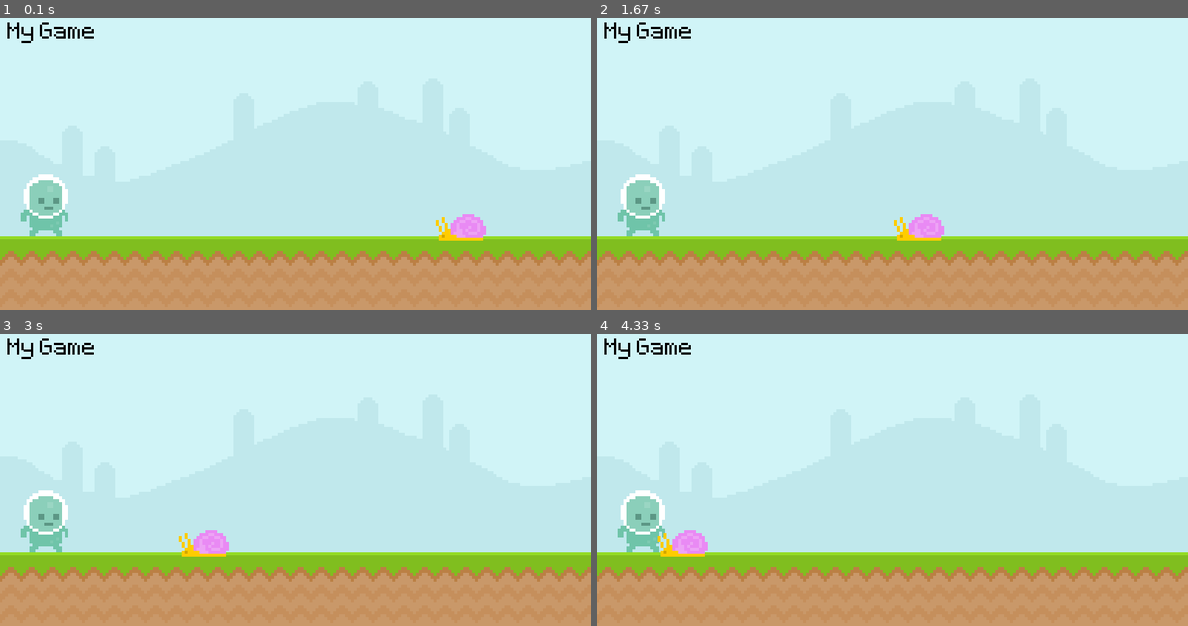
Above: before the commit, frames 1-4 (two rows, left to right).
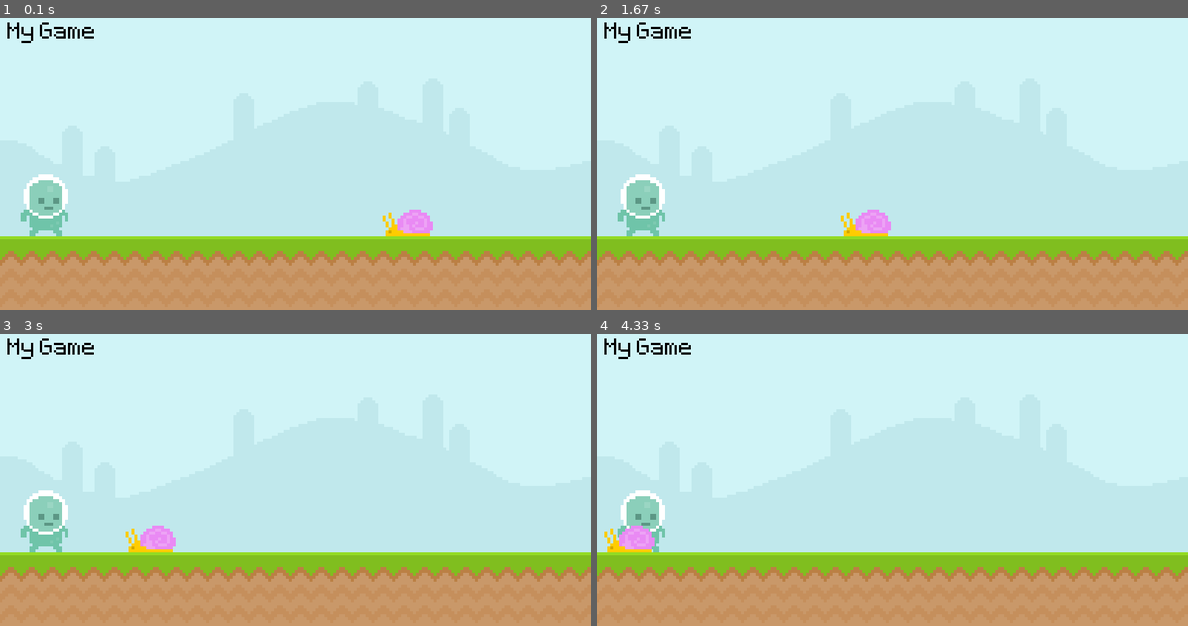
Above: after the commit, the same moments.

Repository: jjcoll/pygame_tutorial
Game: pygame game, started from main.py
Two runs of this game, one before a commit and one after it. Both use one fixed random seed, a clock stepped at 60 frames per second and the inputs below.
Inputs:
- Up to frame 1 (0.1 s): no input
- Up to frame 2 (1.67 s): no input
- Up to frame 3 (3 s): no input
- Up to frame 4 (4.33 s): no input

The runs differ from the first frame. In frame 1, 1.1% of the frame differs, in the area x 64-83%, y 65-77%; in frame 2, 1.1%; in frame 3, 1.1%; in frame 4, 1.1%.

Commit message:
changed snail surface to rectangle

Diff:
--- a/main.py
+++ b/main.py
@@ -18,8 +18,9 @@
 text_sur = test_font.render(text, anti_alias, 'Black')
 
 # import snail image
-snail_surface = pygame.image.load('graphics/snail/snail1.png').convert_alpha()
+snail_surface = pygame.image.load('graphics/snail/snail1.png')
 snail_x_pos = 600
+snail_rectangle = snail_surface.get_rect(bottomright = (600, 300))
 
 while True:
 
@@ -32,11 +33,12 @@
     screen.blit(ground_surface.convert(), (0, 300))
     screen.blit(text_sur, (10, 10))
     screen.blit(player_surface.convert_alpha(), player_rectangle)
+    screen.blit(snail_surface.convert_alpha(), snail_rectangle)
 
-    screen.blit(snail_surface, (snail_x_pos, 270))
+    snail_rectangle.x -= 2
+    if snail_rectangle.right < 0:
+        snail_rectangle.left = 800
 
-    snail_x_pos -= 2  # make snail move to the left
-    if snail_x_pos < -100: snail_x_pos = 800
 
     pygame.display.update()
     clock.tick(60)
